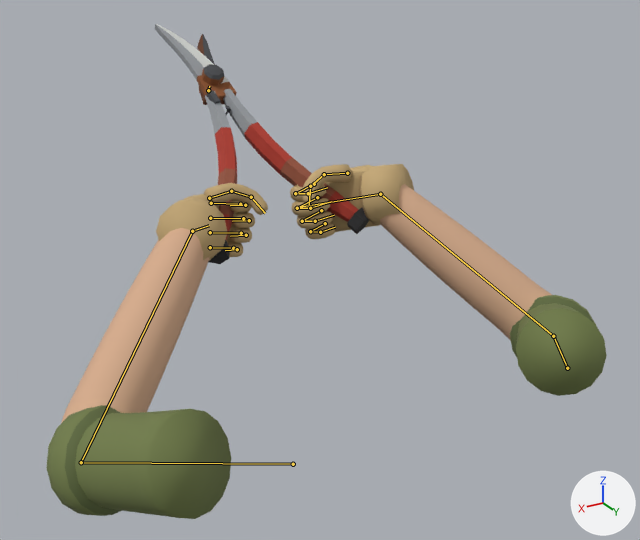
One commit to the FBX model Assets/Art/Models/Player/Animations/FP_Shears_Cut.fbx: the scene before it, then after it.
Rendered twice from a 50 mm lens placed at (0.521, 0.568, 0.184), pointed at (-0.077, -0.429, -0.315). The lights are fixed; the arrows at lower right show +X, +Y and +Z. The first picture is the older version. Both versions are drawn at frame 3 of the action 'FP_Shears_Cut'; the numbers are the values there. The bones that change, and the others that lie on the model, are drawn over the model as lines.

Objects in the first picture: 'Arm_L', 'Arm_R', 'Garden_Shears_FP', 'Hand_L', 'Hand_R'.
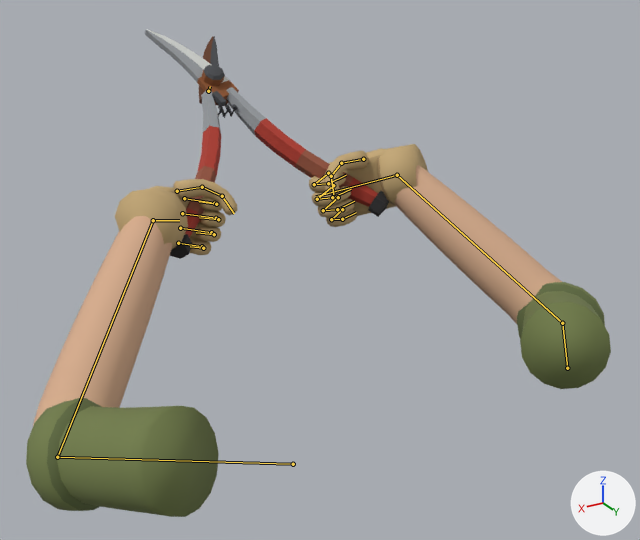
The edits, one by one:
Bone 'UpperArm_R' (bone_upperarm_r) turns from (-4, -1, 2) to (-4, 1, -2) degrees about its own x, y and z.
Bone 'LowerArm_R' (bone_lowerarm_r) turns from (-8, 0, 0) to (-16, 0, 0) degrees about its own x, y and z.
Bone 'Hand_R' (bone_hand_r) turns from (-35, 4, 4) to (-49, -5, 9) degrees about its own x, y and z.
Bone 'Shears_Root' (bone_shears_root) turns from (-11, -16, -24) to (-12, -25, -22) degrees about its own x, y and z.
Bone 'Shears_A' (bone_shears_a) turns from (0, 8, 0) to (0, 17, 0) degrees about its own x, y and z.
Bone 'Shears_B' (bone_shears_b) turns from (0, -8, 0) to (0, -17, 0) degrees about its own x, y and z.
Bone 'UpperArm_L' (bone_upperarm_l) turns from (9, 6, -13) to (8, 4, -8) degrees about its own x, y and z.
Bone 'LowerArm_L' (bone_lowerarm_l) turns from (-10, 0, 0) to (-14, 0, 0) degrees about its own x, y and z.
Bone 'Hand_L' (bone_hand_l) turns from (-17, -6, -2) to (-32, 2, -3) degrees about its own x, y and z.

Location of each change, (x1, y1, x2, y2) in pixels of the pictures (640 x 540 px):
'Arm_L', posed
    before: (46, 228, 231, 519)
    after: (26, 216, 219, 517)
'Arm_R', posed
    before: (380, 184, 607, 396)
    after: (382, 165, 611, 389)
'Garden_Shears_FP', posed (14% wider)
    before: (155, 24, 369, 264)
    after: (145, 29, 389, 259)
'Hand_R', posed (11% taller)
    before: (290, 164, 414, 239)
    after: (309, 144, 428, 227)
'Hand_L', posed (10% wider)
    before: (156, 183, 268, 260)
    after: (115, 179, 238, 255)
bone 'UpperArm_R', root to tip
    before: (567, 368) to (553, 336)
    after: (567, 368) to (562, 323)
bone 'LowerArm_R', root to tip
    before: (553, 336) to (380, 194)
    after: (562, 323) to (397, 175)
bone 'Hand_R', root to tip
    before: (380, 194) to (299, 207)
    after: (397, 175) to (316, 196)
bone 'Shears_Root', root to tip
    before: (208, 90) to (209, 86)
    after: (208, 91) to (210, 86)
bone 'Shears_A', root to tip
    before: (208, 90) to (209, 86)
    after: (208, 91) to (210, 86)
bone 'Shears_B', root to tip
    before: (208, 90) to (209, 86)
    after: (208, 91) to (210, 86)
bone 'UpperArm_L', root to tip
    before: (293, 464) to (81, 462)
    after: (293, 464) to (57, 457)
bone 'LowerArm_L', root to tip
    before: (81, 462) to (192, 231)
    after: (57, 457) to (153, 220)
bone 'Hand_L', root to tip
    before: (192, 231) to (209, 225)
    after: (153, 220) to (179, 220)
